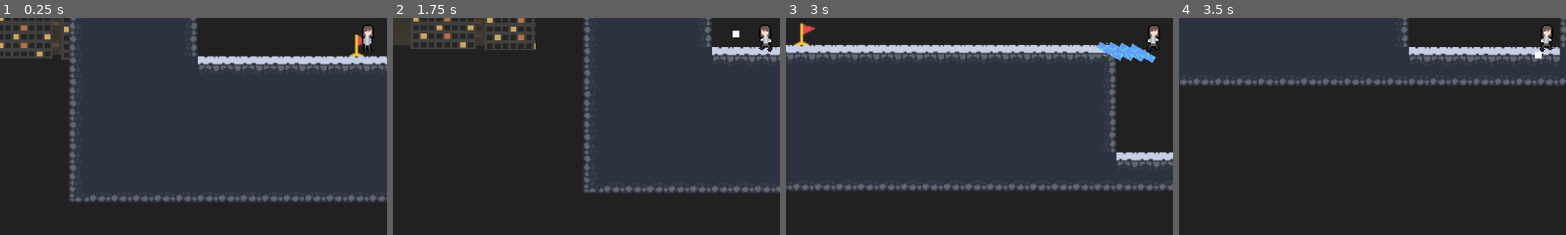
Above: before the commit, frames 1-4 (left to right).
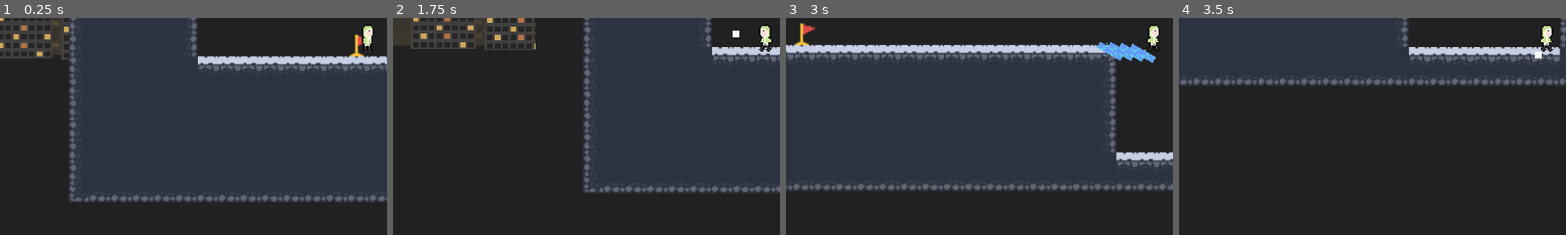
Above: after the commit, the same moments.

Repository: The-Quinnzite-Mushroom/Ice-Man-Reborn
Game: Godot game, scene res://levels/level_1.tscn
The game is run twice, just before and just after one commit, with the same random seed, the same clock (stepped at 60 frames per second) and the same inputs.
Inputs (mouse positions are % of the whole screen's width and height, from its top left):
- Up to frame 1 (0.25 s): no input
- Up to frame 2 (1.75 s): tap Enter (ui_accept) at 0.5, 0.77, 1.52 s; move the mouse to (72, 45) at 0.52 s; hold Right (ui_right) 0.53-1.28 s; click (72, 45) at 0.67 s; move the mouse to (30, 55) at 1.27 s; hold Left (ui_left) from 1.28 s (still down)
- Up to frame 3 (3 s): move the mouse to (60, 28) at 2.02 s; release Left (ui_left) at 2.03 s; hold Right (ui_right) from 2.03 s (still down); move the mouse to (45, 70) at 2.77 s; click (45, 70) at 2.92 s
- Up to frame 4 (3.5 s): keep holding Right (ui_right); tap Enter (ui_accept) at 3.02 s
The pictures show only the part of the screen within x 2-52%, y 47-97%; the shares and areas given below are measured in that part.

The runs differ from the first frame. In frame 1, 0.2% of the frame differs, in the area x 93-97%, y 3-13%; in frame 2, 0.2%; in frame 3, 0.2%; in frame 4, 0.2%, in the area x 93-97%, y 3-16%.

Commit message:
Replaced player animation with new players animation

Diff:
--- a/Mechanics/player_2.tscn
+++ b/Mechanics/player_2.tscn
@@ -1,90 +1,90 @@
 [gd_scene load_steps=19 format=3 uid="uid://dwee3322pm225"]
 
 [ext_resource type="Script" uid="uid://c0v12wnaj0ov2" path="res://player_2.gd" id="1_gm7yn"]
-[ext_resource type="Texture2D" uid="uid://dpw8sq3pllpfr" path="res://art/ice man player character temp.png" id="2_8kruf"]
+[ext_resource type="Texture2D" uid="uid://d3thbyuyxjd2p" path="res://art/new_player.png" id="2_8kruf"]
 [ext_resource type="PackedScene" uid="uid://cvl64iexctv0e" path="res://Mechanics/ice_circle.tscn" id="3_8kruf"]
 
-[sub_resource type="AtlasTexture" id="AtlasTexture_fybl6"]
+[sub_resource type="AtlasTexture" id="AtlasTexture_th7op"]
 atlas = ExtResource("2_8kruf")
 region = Rect2(0, 0, 32, 32)
 
-[sub_resource type="AtlasTexture" id="AtlasTexture_44f85"]
+[sub_resource type="AtlasTexture" id="AtlasTexture_kuirs"]
 atlas = ExtResource("2_8kruf")
 region = Rect2(32, 0, 32, 32)
 
-[sub_resource type="AtlasTexture" id="AtlasTexture_vka4l"]
+[sub_resource type="AtlasTexture" id="AtlasTexture_7fqka"]
 atlas = ExtResource("2_8kruf")
 region = Rect2(64, 0, 32, 32)
 
-[sub_resource type="AtlasTexture" id="AtlasTexture_gh6jv"]
+[sub_resource type="AtlasTexture" id="AtlasTexture_4ixuy"]
 atlas = ExtResource("2_8kruf")
 region = Rect2(96, 0, 32, 32)
 
-[sub_resource type="AtlasTexture" id="AtlasTexture_8vf8a"]
+[sub_resource type="AtlasTexture" id="AtlasTexture_oppwy"]
 atlas = ExtResource("2_8kruf")
 region = Rect2(128, 0, 32, 32)
 
-[sub_resource type="AtlasTexture" id="AtlasTexture_r3cve"]
+[sub_resource type="AtlasTexture" id="AtlasTexture_ugrxf"]
 atlas = ExtResource("2_8kruf")
 region = Rect2(160, 0, 32, 32)
 
-[sub_resource type="AtlasTexture" id="AtlasTexture_nost8"]
+[sub_resource type="AtlasTexture" id="AtlasTexture_2xaqq"]
 atlas = ExtResource("2_8kruf")
 region = Rect2(192, 0, 32, 32)
 
-[sub_resource type="AtlasTexture" id="AtlasTexture_f8v7s"]
+[sub_resource type="AtlasTexture" id="AtlasTexture_3a0ts"]
 atlas = ExtResource("2_8kruf")
 region = Rect2(224, 0, 32, 32)
 
-[sub_resource type="AtlasTexture" id="AtlasTexture_fps83"]
+[sub_resource type="AtlasTexture" id="AtlasTexture_mmocm"]
 atlas = ExtResource("2_8kruf")
 region = Rect2(256, 0, 32, 32)
 
-[sub_resource type="AtlasTexture" id="AtlasTexture_3fx0i"]
-atlas = ExtResource("2_8kruf")
-region = Rect2(96, 64, 32, 32)
-
-[sub_resource type="AtlasTexture" id="AtlasTexture_ynpek"]
+[sub_resource type="AtlasTexture" id="AtlasTexture_cruyf"]
 atlas = ExtResource("2_8kruf")
 region = Rect2(0, 64, 32, 32)
 
-[sub_resource type="AtlasTexture" id="AtlasTexture_ocqgc"]
+[sub_resource type="AtlasTexture" id="AtlasTexture_bjebs"]
 atlas = ExtResource("2_8kruf")
 region = Rect2(32, 64, 32, 32)
 
-[sub_resource type="AtlasTexture" id="AtlasTexture_o11rp"]
+[sub_resource type="AtlasTexture" id="AtlasTexture_pcbvx"]
 atlas = ExtResource("2_8kruf")
 region = Rect2(64, 64, 32, 32)
+
+[sub_resource type="AtlasTexture" id="AtlasTexture_mdeqx"]
+atlas = ExtResource("2_8kruf")
+region = Rect2(96, 64, 32, 32)
 
 [sub_resource type="SpriteFrames" id="SpriteFrames_th7op"]
 animations = [{
 "frames": [{
 "duration": 1.0,
-"texture": SubResource("AtlasTexture_fybl6")
+"texture": SubResource("AtlasTexture_th7op")
 }, {
 "duration": 1.0,
-"texture": SubResource("AtlasTexture_44f85")
+"texture": SubResource("AtlasTexture_kuirs")
 }, {
 "duration": 1.0,
-"texture": SubResource("AtlasTexture_vka4l")
+"texture": SubResource("AtlasTexture_7fqka")
 }, {
 "duration": 1.0,
-"texture": SubResource("AtlasTexture_gh6jv")
+"texture": SubResource("AtlasTexture_4ixuy")
 }, {
 "duration": 1.0,
-"texture": SubResource("AtlasTexture_8vf8a")
+"texture": SubResource("AtlasTexture_oppwy")
 }, {
 "duration": 1.0,
-"texture": SubResource("AtlasTexture_r3cve")
+"texture": SubResource("AtlasTexture_ugrxf")
 }, {
 "duration": 1.0,
-"texture": SubResource("AtlasTexture_nost8")
+"texture": SubResource("AtlasTexture_2xaqq")
 }, {
 "duration": 1.0,
-"texture": SubResource("AtlasTexture_f8v7s")
+"texture": SubResource("AtlasTexture_3a0ts")
 }, {
 "duration": 1.0,
-"texture": SubResource("AtlasTexture_fps83")
+"texture": SubResource("AtlasTexture_mmocm")
 }],
 "loop": true,
 "name": &"idle",
@@ -92,16 +92,16 @@
 }, {
 "frames": [{
 "duration": 1.0,
-"texture": SubResource("AtlasTexture_3fx0i")
+"texture": SubResource("AtlasTexture_cruyf")
 }, {
 "duration": 1.0,
-"texture": SubResource("AtlasTexture_ynpek")
+"texture": SubResource("AtlasTexture_bjebs")
 }, {
 "duration": 1.0,
-"texture": SubResource("AtlasTexture_ocqgc")
+"texture": SubResource("AtlasTexture_pcbvx")
 }, {
 "duration": 1.0,
-"texture": SubResource("AtlasTexture_o11rp")
+"texture": SubResource("AtlasTexture_mdeqx")
 }],
 "loop": true,
 "name": &"running",
Binary file added: art/new_player.png
Not shown, added: art/new_player.png.import
